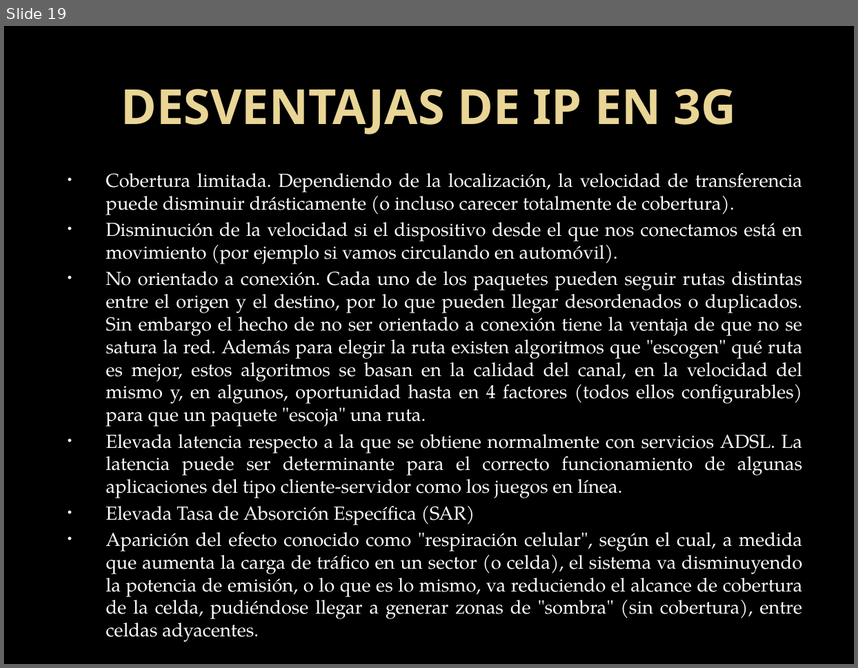
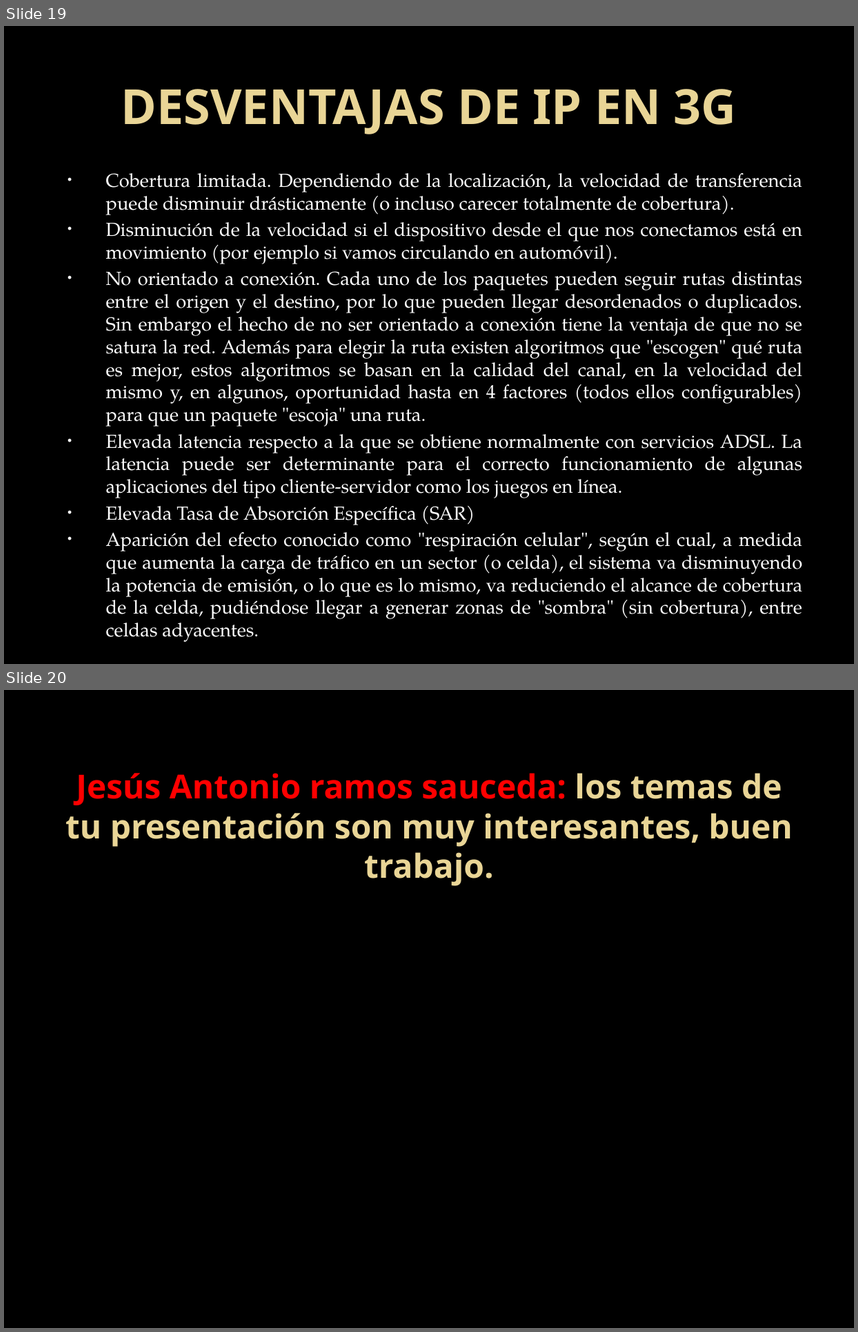
Before and after one commit to lc850/auditoria, a slide deck: BlackBerry, SMS y 3G.pptx. Shown one above the other, each under a label of ours: slide 19 before the commit, slides 19 and 20 after it. The pictures are 858x668 and 858x1332 pixels, drawn with LibreOffice and Linux fonts; fonts in the diff are those of the drawing; background and template pictures are left out. Boxes give left, top, right and bottom in pixels: in the first picture for what was removed or moved away, otherwise in the second. Text is boxed around its words. In the diff, an @@ line names an element or a change of style, - is before the commit and + after.

Commit message:
antonio

```diff
--- a/BlackBerry, SMS y 3G.pptx
+++ b/BlackBerry, SMS y 3G.pptx
@@ slide 20 added at [4,690,854,1328], background picture (left out) @@
@@ title added at [65,773,792,886], 28 pt, text gradient #EAD696 to #E7D081, bold @@
+Jesús Antonio ramos sauceda: los temas de tu presentación son muy interesantes, buen trabajo.
```
Also in this commit, not shown: 6 other files.
